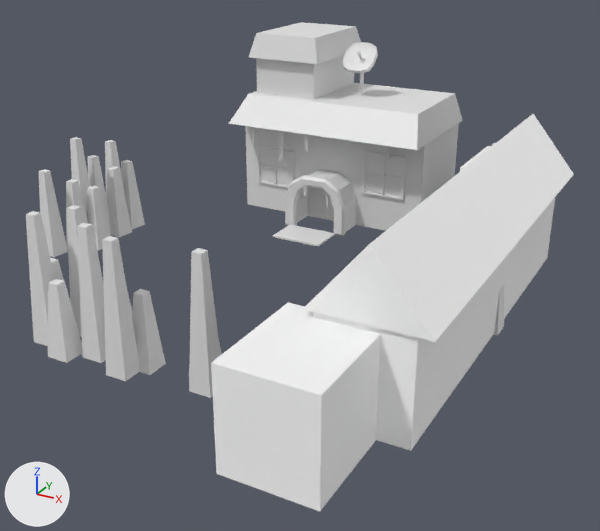
Renders of the glTF model 3d_models/placeholders/house_model.glb from each side of a commit.
One viewpoint serves both versions: a 50 mm lens placed at (21.6, -44.9, 18.0), pointed at (3.0, -11.0, 1.1). Lighting does not change. The marker at lower left points along +X, +Y and +Z. The picture after the commit comes second. Where no turn or scale is listed for an object, it has been applied to the vertices. Vertices at exactly the same position are counted once.
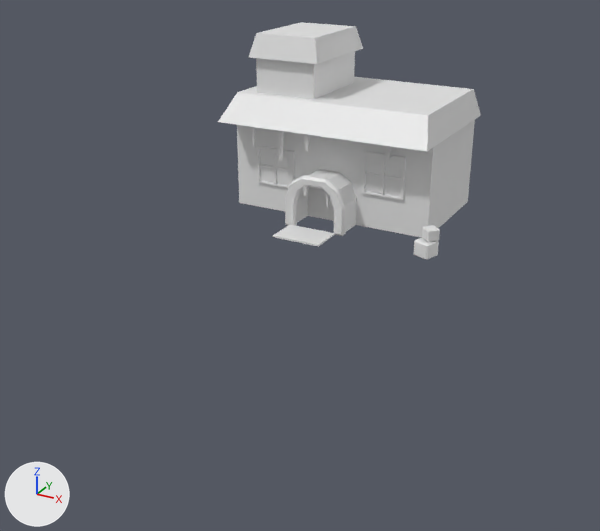
Not visible in the pictures: 'Cube.038', 'Cube.044'.

Changed parts and their boxes (x1, y1, x2, y2) in the pictures (600 x 531 px):
'parede12', deleted: before (211, 114, 574, 511)
'Cube.001', reshaped (11% wider, 8% taller): before (245, 123, 459, 231); after (237, 120, 475, 237)
'Cube.039', deleted: before (26, 205, 220, 398)
'Cube.002', reshaped (12% wider, 10% taller): before (229, 83, 463, 150); after (218, 77, 481, 151)
'Cube.040', deleted: before (48, 258, 222, 375)
'Cube.032', deleted: before (39, 169, 68, 257)
'Cube.027', deleted: before (107, 166, 132, 237)
'Cube.029', deleted: before (121, 160, 145, 229)
'Cube.033', deleted: before (87, 186, 111, 250)
'Cube', deleted: before (343, 42, 378, 73)
'Cube.034', deleted: before (70, 137, 90, 216)
'Cube.028', deleted: before (88, 155, 111, 234)
'Cube.031', deleted: before (66, 179, 88, 249)
'Cube.030', deleted: before (105, 140, 126, 199)
'Cube.026', deleted: before (493, 285, 504, 336)
'Cube.043', deleted (mostly hidden): before (360, 73, 364, 95)
'Cube.045', deleted: before (357, 50, 361, 55)

What changed in the scene script:
```text
Change me_cube_002:
    remove me_cube_002.from_pydata(...)  # 8 vertices, 12 faces; spans x -5.91..5.91, y -2.39..3.4, z -2.36..3.44
    add me_cube_002.from_pydata(...)  # 8 vertices, 12 faces; spans x -6.55..6.42, y -2.39..4.99, z -2.36..3.44
    me_cube_002 part 1
    me_cube_002.vertices[0].co: (-5.91, -2.39, -2.36) -> (-6.55, -2.39, -2.36)  # pixel (247, 204) -> pixel (239, 202)
    me_cube_002.vertices[1].co: (-5.91, -2.39, 3.44) -> (-6.55, -2.39, 3.44)
    me_cube_002.vertices[2].co: (-5.91, 3.4, -2.36) -> (-6.55, 4.99, -2.36)
    me_cube_002.vertices[3].co: (-5.91, 3.4, 3.44) -> (-6.55, 4.99, 3.44)
    me_cube_002.vertices[4].co: (5.91, -2.39, -2.36) -> (6.42, -2.39, -2.36)
    me_cube_002.vertices[5].co: (5.91, -2.39, 3.44) -> (6.42, -2.39, 3.44)
    me_cube_002.vertices[6].co: (5.91, 3.4, -2.36) -> (6.42, 4.99, -2.36)  # not seen -> pixel (467, 201)
    me_cube_002.vertices[7].co: (5.91, 3.4, 3.44) -> (6.42, 4.99, 3.44)
Change me_cube_003:
    remove me_cube_003.from_pydata(...)  # 8 vertices, 12 faces; spans x -6.05..6.11, y -3.81..3.74, z -0.58..1.01
    add me_cube_003.from_pydata(...)  # 8 vertices, 12 faces; spans x -6.84..6.69, y -3.81..5.56, z -0.58..1.01
    me_cube_003 part 2
    me_cube_003.vertices[0].co: (-6.05, -3.81, -0.58) -> (-6.84, -3.81, -0.58)  # pixel (228, 123) -> pixel (217, 122)
    me_cube_003.vertices[1].co: (-5.47, -2.38, 1.01) -> (-6.27, -2.38, 1.01)  # pixel (248, 93) -> pixel (237, 92)
    me_cube_003.vertices[2].co: (-6.05, 3.74, -0.58) -> (-6.84, 5.56, -0.58)
    me_cube_003.vertices[3].co: (-5.47, 3.74, 1.01) -> (-6.27, 5.56, 1.01)
    me_cube_003.vertices[4].co: (6.11, -3.81, -0.58) -> (6.69, -3.81, -0.58)  # pixel (417, 150) -> pixel (427, 151)
    me_cube_003.vertices[5].co: (5.5, -2.38, 1.01) -> (6.08, -2.38, 1.01)  # pixel (418, 114) -> pixel (427, 115)
    me_cube_003.vertices[6].co: (6.11, 3.74, -0.58) -> (6.69, 5.56, -0.58)  # pixel (462, 120) -> pixel (480, 115)
    me_cube_003.vertices[7].co: (5.5, 3.74, 1.01) -> (6.08, 5.56, 1.01)  # pixel (455, 93) -> pixel (473, 89)
Remove ob_parede12:
    ob_parede12 = bpy.data.objects.new('parede12', me_mesh_3)
Remove ob_cube_026:
    ob_cube_026 = bpy.data.objects.new('Cube.026', me_cube_031)
Remove ob_cube_027:
    ob_cube_027 = bpy.data.objects.new('Cube.027', me_cube_001)
Remove ob_cube_028:
    ob_cube_028 = bpy.data.objects.new('Cube.028', me_cube_005)
Remove ob_cube_029:
    ob_cube_029 = bpy.data.objects.new('Cube.029', me_cube_009)
Remove ob_cube_030:
    ob_cube_030 = bpy.data.objects.new('Cube.030', me_cube_014)
Remove ob_cube_031:
    ob_cube_031 = bpy.data.objects.new('Cube.031', me_cube_015)
Remove ob_cube_032:
    ob_cube_032 = bpy.data.objects.new('Cube.032', me_cube_032)
Remove ob_cube_033:
    ob_cube_033 = bpy.data.objects.new('Cube.033', me_cube_033)
Remove ob_cube_034:
    ob_cube_034 = bpy.data.objects.new('Cube.034', me_cube_034)
Remove ob_cube_038:
    ob_cube_038 = bpy.data.objects.new('Cube.038', me_cube_038)
Remove ob_cube_039:
    ob_cube_039 = bpy.data.objects.new('Cube.039', me_cube_039)
Remove ob_cube_040:
    ob_cube_040 = bpy.data.objects.new('Cube.040', me_cube_040)
Remove ob_cube:
    ob_cube = bpy.data.objects.new('Cube', me_cube)
Remove ob_cube_043:
    ob_cube_043 = bpy.data.objects.new('Cube.043', me_cube_043)
Remove ob_cube_044:
    ob_cube_044 = bpy.data.objects.new('Cube.044', me_cube_044)
Remove ob_cube_045:
    ob_cube_045 = bpy.data.objects.new('Cube.045', me_cube_045)
```
